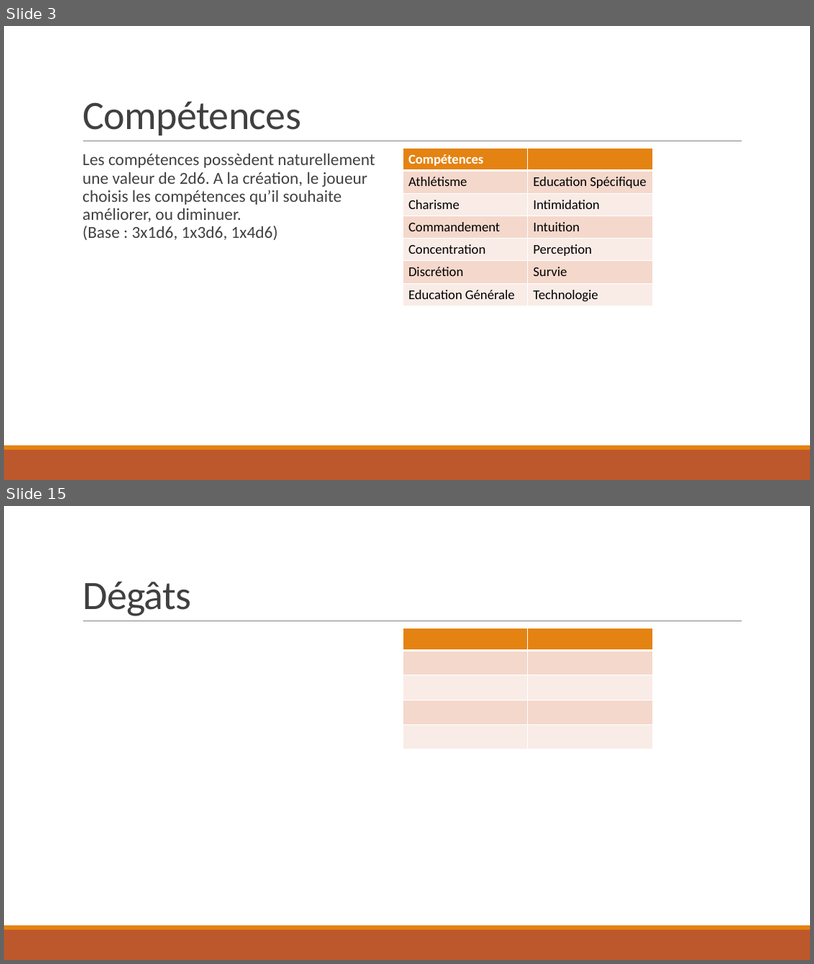
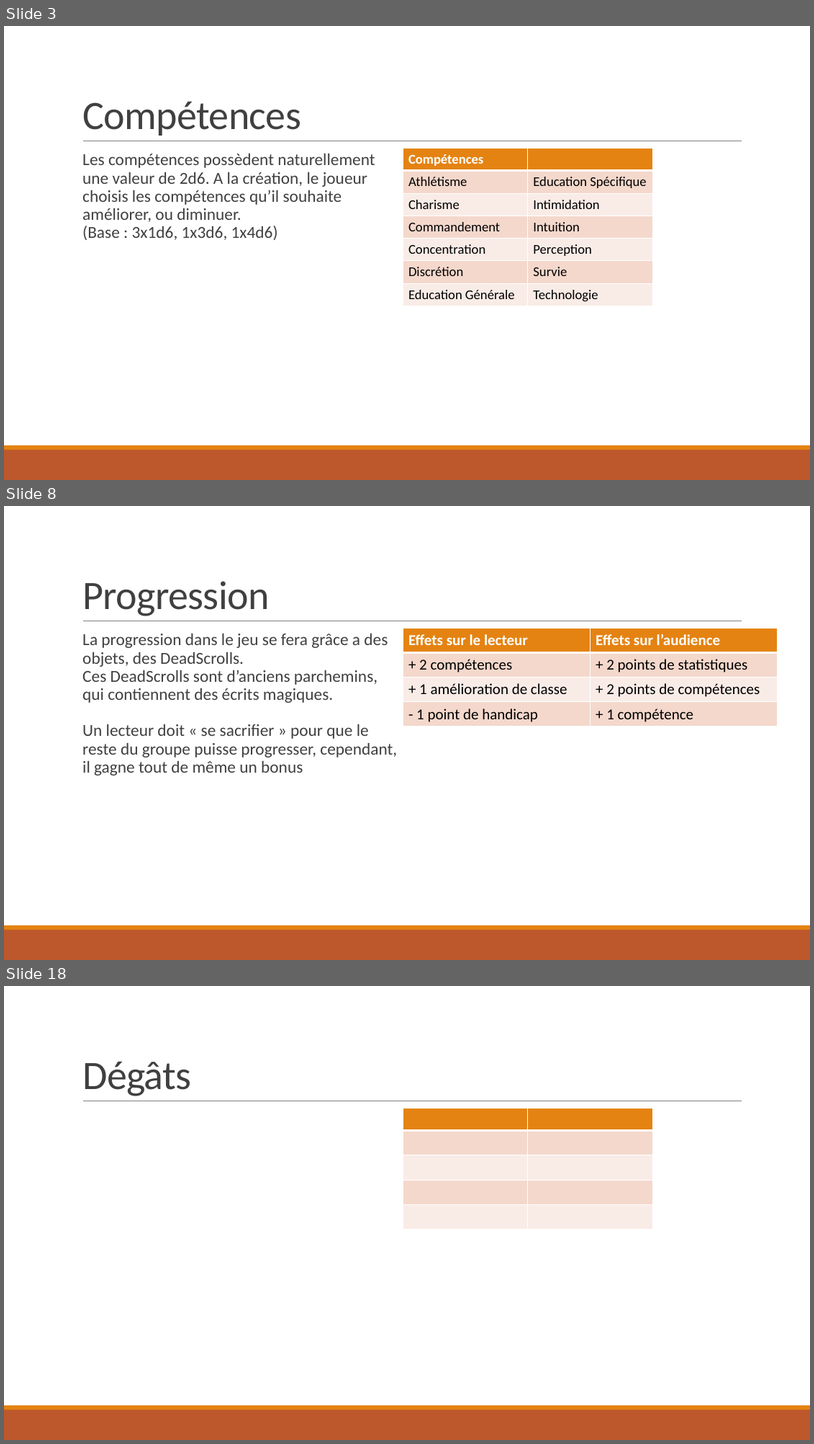
Before and after one commit to NCarrez/JdR-DeadSpells, a slide deck: 00 - Presentation.pptx. Shown one above the other, each under a label of ours: slides 3 and 15 before the commit, slides 3, 8 and 18 after it; the slides between them are not shown. The pictures are 814x964 and 814x1444 pixels, drawn with LibreOffice and Linux fonts; fonts in the diff are those of the drawing. Boxes give left, top, right and bottom in pixels: in the first picture for what was removed or moved away, otherwise in the second. Text is boxed around its words. In the diff, an @@ line names an element or a change of style, - is before the commit and + after.

Commit message:
Updated "Presentation"
Updated "Presentation"

```diff
--- a/00 - Presentation.pptx
+++ b/00 - Presentation.pptx
@@ slide 8 added at bbox=[4, 506, 810, 960], background #FFFFFF; not listed: 3 template elements that a slide beside it also shows @@
@@ title added at bbox=[82, 581, 270, 616], 48 pt, text #404040 @@
+Progression
@@ text added at bbox=[82, 633, 397, 775], 20 pt, text #404040 @@
+  La progression dans le jeu se fera grâce a des objets, des DeadScrolls.
+  Ces DeadScrolls sont d’anciens parchemins, qui contiennent des écrits magiques.
+  Un lecteur doit « se sacrifier » pour que le reste du groupe puisse progresser, cependant, il gagne tout de même un bonus
@@ table added at bbox=[404, 628, 778, 726], 4 rows, 2 columns @@
+Effets sur le lecteur | Effets sur l’audience
++ 2 compétences | + 2 points de statistiques
++ 1 amélioration de classe | + 2 points de compétences
+- 1 point de handicap | + 1 compétence
@@ what was slide 15 is now slide 18 @@
```
Also in this commit, not shown: 10 slides changed, 1 other slide added, 1 other file.
